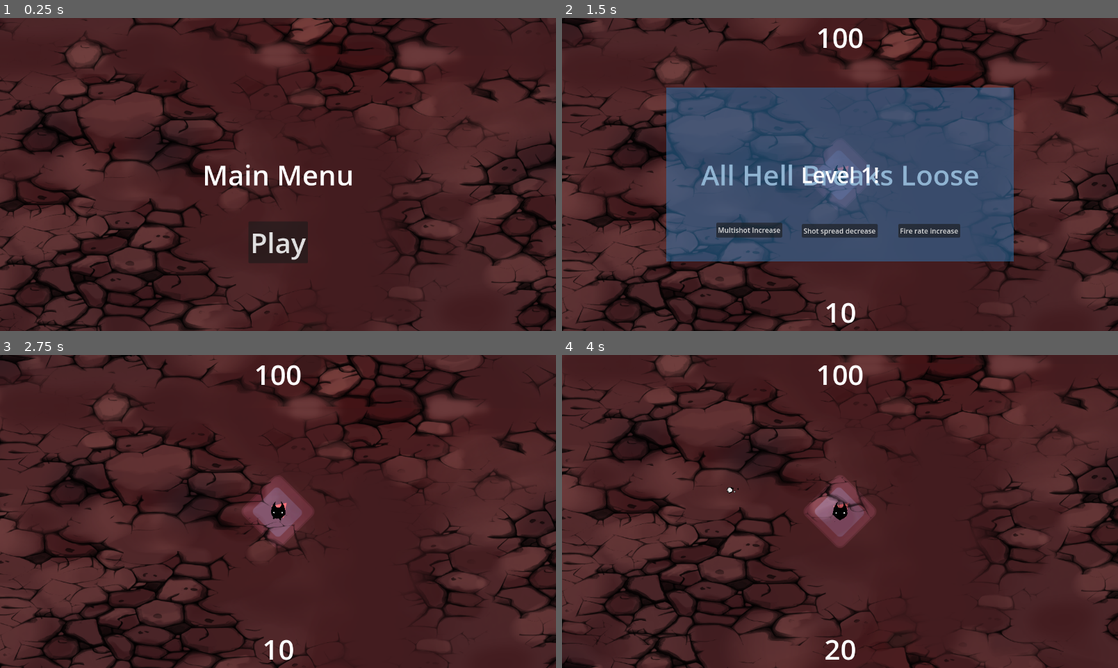
Above: before the commit, frames 1-4 (two rows, left to right).
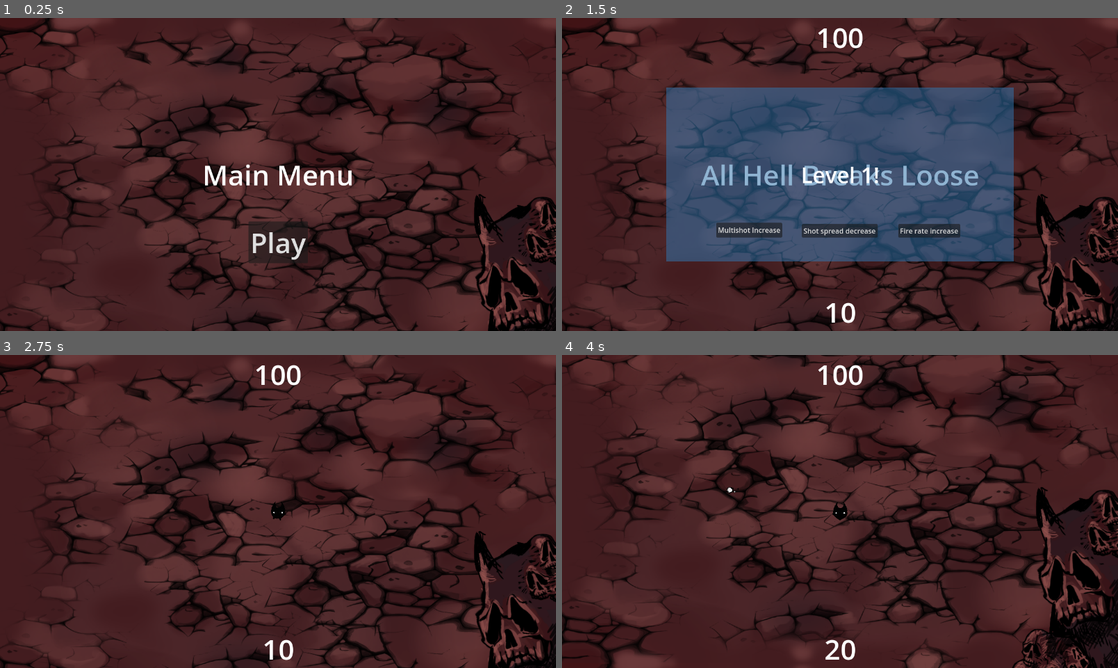
Above: after the commit, the same moments.

Repository: Evanev7/stellub
Game: Godot game, scene res://scenes/levels/main.tscn
Same seed, same stepped clock (60 frames per second), same inputs: the game is played once before the commit and once after it. The engine's default icon, where the game draws it, is replaced by a stand-in: a white triangle on a blue panel in a dark square.
Inputs (mouse positions are in pixels of both pictures, inside the frame that each line leads up to):
- Up to frame 1 (0.25 s): no input
- Up to frame 2 (1.5 s): click "Play" at 0.5 s; tap Enter at 1.25 s; move the mouse to (962, 158) at 1.27 s; hold D (move_right) from 1.28 s (still down); hold R from 1.28 s (still down)
- Up to frame 3 (2.75 s): release D (move_right) at 2 s; release R at 2 s; click "Shot spread decrease" at 2 s
- Up to frame 4 (4 s): tap Space at 2.75 s; move the mouse to (728, 527) at 2.77 s; hold S (move_down) 2.78-3.5 s; click (728, 527) at 2.85 s; tap R at 3.05 s; click "Fire rate increase" at 3.5 s

The runs differ from the first frame. In frame 1, 34% of the frame differs, in the area x 0-100%, y 0-100%; in frame 2, 26%; in frame 3, 35%; in frame 4, 36%.

Commit message:
Added terrain generation

Diff:
--- /dev/null
+++ b/art/backgrounds/background_tileset.tres
@@ -0,0 +1,12 @@
+[gd_resource type="TileSet" load_steps=3 format=3 uid="uid://bmawjll8sdo63"]
+
+[ext_resource type="Texture2D" uid="uid://dvrx1ijrwk8a2" path="res://art/backgrounds/hell_level_1.png" id="1_u56hp"]
+
+[sub_resource type="TileSetAtlasSource" id="TileSetAtlasSource_dt1hs"]
+texture = ExtResource("1_u56hp")
+texture_region_size = Vector2i(1920, 1080)
+0:0/0 = 0
+
+[resource]
+tile_size = Vector2i(1920, 1080)
+sources/1 = SubResource("TileSetAtlasSource_dt1hs")
--- a/project.godot
+++ b/project.godot
@@ -76,5 +76,6 @@
 
 [layer_names]
 
+2d_physics/layer_1="Movement"
 2d_physics/layer_2="Player Damage"
 2d_physics/layer_3="Enemy Damage"
--- a/scenes/characters/enemy.tscn
+++ b/scenes/characters/enemy.tscn
@@ -36,5 +36,4 @@
 
 [node name="enemySpawner" type="Node2D" parent="."]
 
-[connection signal="area_entered" from="Hitbox" to="." method="_on_hitbox_area_entered"]
 [connection signal="area_entered" from="Hurtbox" to="." method="_on_hurtbox_area_entered"]
--- a/scenes/characters/player.tscn
+++ b/scenes/characters/player.tscn
@@ -112,6 +112,8 @@
 size = Vector2(50, 50)
 
 [node name="Player" type="CharacterBody2D"]
+z_index = 1
+y_sort_enabled = true
 motion_mode = 1
 script = ExtResource("1_m0lvq")
 bullet = ExtResource("2_02d8s")
--- a/scenes/levels/main.tscn
+++ b/scenes/levels/main.tscn
@@ -13,7 +13,8 @@
 [ext_resource type="Resource" uid="uid://djjvchiit0f0n" path="res://resources/enemy/angel_worshipper.tres" id="7_c5yt3"]
 [ext_resource type="Resource" uid="uid://bnoj3uq3e6s17" path="res://resources/enemy/angel_warrior.tres" id="8_vk0tv"]
 [ext_resource type="Resource" uid="uid://daslelns8qmfv" path="res://resources/enemy/angel_crusader.tres" id="9_d18g6"]
-[ext_resource type="Texture2D" uid="uid://dvrx1ijrwk8a2" path="res://art/backgrounds/hell_level_1.png" id="11_ytepx"]
+[ext_resource type="PackedScene" uid="uid://41p1qgrud4ej" path="res://scenes/levels/terrain_generator.tscn" id="11_0axk0"]
+[ext_resource type="TileSet" uid="uid://bmawjll8sdo63" path="res://art/backgrounds/background_tileset.tres" id="12_hvjod"]
 [ext_resource type="PackedScene" uid="uid://cu0upewcndo61" path="res://scenes/objects/mountain_small.tscn" id="15_c0t5p"]
 [ext_resource type="PackedScene" uid="uid://7pekoii3l4xw" path="res://scenes/objects/pillar.tscn" id="16_msr33"]
 [ext_resource type="PackedScene" uid="uid://j8g4suxt2pa2" path="res://scenes/objects/mountain_large.tscn" id="17_7v7se"]
@@ -26,18 +27,36 @@
 safe_range = 800
 enemy_resource_list = Array[Resource("res://scripts/enemy_resource.gd")]([ExtResource("4_ikhts"), ExtResource("5_3s043"), ExtResource("6_8vwn2"), ExtResource("7_c5yt3"), ExtResource("8_vk0tv"), ExtResource("9_d18g6")])
 
-[node name="TextureRect" type="TextureRect" parent="."]
-light_mask = 3
-offset_left = -17921.0
-offset_top = -17734.0
-offset_right = 33208.0
-offset_bottom = 33395.0
+[node name="YSort" type="Node2D" parent="."]
+y_sort_enabled = true
+
+[node name="TerrainGenerator" parent="YSort" node_paths=PackedStringArray("tile_map", "ysorter") instance=ExtResource("11_0axk0")]
+tile_map = NodePath("../TileMap")
+ysorter = NodePath("..")
+
+[node name="TileMap" type="TileMap" parent="YSort"]
+z_index = -1
 scale = Vector2(0.75, 0.75)
-texture = ExtResource("11_ytepx")
-expand_mode = 4
-stretch_mode = 1
+tile_set = ExtResource("12_hvjod")
+format = 2
+layer_0/tile_data = PackedInt32Array(0, 1, 0)
 
-[node name="Player" parent="." instance=ExtResource("5_a3mdk")]
+[node name="Player" parent="YSort" instance=ExtResource("5_a3mdk")]
+z_index = 0
+position = Vector2(640, 360)
+
+[node name="Marker2D" type="Marker2D" parent="YSort"]
+position = Vector2(576, 324)
+
+[node name="mountain_small" parent="YSort" instance=ExtResource("15_c0t5p")]
+position = Vector2(373, -282)
+
+[node name="pillar" parent="YSort" instance=ExtResource("16_msr33")]
+y_sort_enabled = false
+position = Vector2(1529, 208)
+
+[node name="mountain_large" parent="YSort" instance=ExtResource("17_7v7se")]
+position = Vector2(-323, 580)
 
 [node name="SpawnTimer" type="Timer" parent="."]
 wait_time = 2.0
@@ -50,24 +69,10 @@
 
 [node name="upgradeHUD" parent="." instance=ExtResource("4_ls5jb")]
 
-[node name="Marker2D" type="Marker2D" parent="."]
-position = Vector2(576, 324)
-
-[node name="mountain_small" parent="." instance=ExtResource("15_c0t5p")]
-z_index = 2
-position = Vector2(373, -282)
-
-[node name="pillar" parent="." instance=ExtResource("16_msr33")]
-z_index = 2
-position = Vector2(1529, 208)
-
-[node name="mountain_large" parent="." instance=ExtResource("17_7v7se")]
-position = Vector2(-323, 580)
-
-[connection signal="fire_bullet" from="Player" to="." method="_on_fire_bullet"]
-[connection signal="level_up" from="Player" to="." method="_on_player_level_up"]
-[connection signal="player_death" from="Player" to="." method="_on_player_player_death"]
-[connection signal="taken_damage" from="Player" to="." method="_on_player_taken_damage"]
+[connection signal="fire_bullet" from="YSort/Player" to="." method="_on_fire_bullet"]
+[connection signal="level_up" from="YSort/Player" to="." method="_on_player_level_up"]
+[connection signal="player_death" from="YSort/Player" to="." method="_on_player_player_death"]
+[connection signal="taken_damage" from="YSort/Player" to="." method="_on_player_taken_damage"]
 [connection signal="timeout" from="SpawnTimer" to="." method="_on_spawn_timer_timeout"]
 [connection signal="timeout" from="StartTimer" to="." method="_on_start_timer_timeout"]
 [connection signal="start_game" from="HUD" to="." method="_on_hud_start_game"]
--- /dev/null
+++ b/scenes/levels/terrain_generator.tscn
@@ -0,0 +1,16 @@
+[gd_scene load_steps=5 format=3 uid="uid://41p1qgrud4ej"]
+
+[ext_resource type="Script" path="res://scripts/terrain_generator.gd" id="1_oddss"]
+[ext_resource type="PackedScene" uid="uid://j8g4suxt2pa2" path="res://scenes/objects/mountain_large.tscn" id="2_r0ulq"]
+[ext_resource type="PackedScene" uid="uid://cu0upewcndo61" path="res://scenes/objects/mountain_small.tscn" id="3_whv4c"]
+[ext_resource type="PackedScene" uid="uid://7pekoii3l4xw" path="res://scenes/objects/pillar.tscn" id="4_85cp0"]
+
+[node name="TerrainGenerator" type="Node"]
+script = ExtResource("1_oddss")
+update_range = Vector2i(2, 2)
+objects = Array[PackedScene]([ExtResource("2_r0ulq"), ExtResource("3_whv4c"), ExtResource("4_85cp0")])
+object_spawn_rate = Array[float]([0.3, 0.2, 0.6])
+
+[node name="Timer" type="Timer" parent="."]
+
+[connection signal="timeout" from="Timer" to="." method="_on_timer_timeout"]
--- a/scenes/objects/mountain_large.tscn
+++ b/scenes/objects/mountain_large.tscn
@@ -1,23 +1,23 @@
 [gd_scene load_steps=4 format=3 uid="uid://j8g4suxt2pa2"]
 
 [ext_resource type="Texture2D" uid="uid://cjvdy45l44e6u" path="res://art/objects/mountain_large.png" id="1_2w6ix"]
+[ext_resource type="Script" path="res://scripts/object_spawn_resource.gd" id="1_18eee"]
 
-[sub_resource type="RectangleShape2D" id="RectangleShape2D_cinqj"]
-size = Vector2(464.5, 171)
+[sub_resource type="Resource" id="Resource_ggss2"]
+script = ExtResource("1_18eee")
+poisson_coefficient = 0.3
 
-[sub_resource type="RectangleShape2D" id="RectangleShape2D_sg1qc"]
-size = Vector2(368, 87.5)
+[node name="LargeMountain" type="Node2D"]
+position = Vector2(0, 100)
+metadata/spawn_information = SubResource("Resource_ggss2")
 
-[node name="mountain_large" type="StaticBody2D"]
-z_index = 2
+[node name="StaticBody2D" type="StaticBody2D" parent="."]
+collision_layer = 7
 
-[node name="Sprite2D" type="Sprite2D" parent="."]
+[node name="Sprite2D" type="Sprite2D" parent="StaticBody2D"]
+position = Vector2(10, -218)
 texture = ExtResource("1_2w6ix")
 
-[node name="CollisionShape2D" type="CollisionShape2D" parent="."]
-position = Vector2(-4.25, 192)
-shape = SubResource("RectangleShape2D_cinqj")
-
-[node name="CollisionShape2D2" type="CollisionShape2D" parent="."]
-position = Vector2(0, 64)
-shape = SubResource("RectangleShape2D_sg1qc")
+[node name="CollisionPolygon2D" type="CollisionPolygon2D" parent="StaticBody2D"]
+position = Vector2(-78, -123)
+polygon = PackedVector2Array(86.2, -179, 23.2, -142, -77, 14, -137.8, 159, -9.79999, 188, 346.2, 182, 297, 106, 266, 1, 229.2, -69, 171.2, -122, 139, -150)
--- a/scenes/objects/mountain_small.tscn
+++ b/scenes/objects/mountain_small.tscn
@@ -1,25 +1,16 @@
-[gd_scene load_steps=4 format=3 uid="uid://cu0upewcndo61"]
+[gd_scene load_steps=2 format=3 uid="uid://cu0upewcndo61"]
 
 [ext_resource type="Texture2D" uid="uid://cl8wobw8moqvi" path="res://art/objects/mountain_small.png" id="1_tsp51"]
 
-[sub_resource type="RectangleShape2D" id="RectangleShape2D_i07xp"]
-size = Vector2(19.2, 8.25)
+[node name="SmallMountain" type="Node2D"]
 
-[sub_resource type="RectangleShape2D" id="RectangleShape2D_37hk4"]
-size = Vector2(243, 75)
+[node name="StaticBody2D" type="StaticBody2D" parent="."]
+collision_layer = 7
 
-[node name="mountain_small" type="StaticBody2D"]
-collision_layer = 7
-collision_mask = 7
-
-[node name="Sprite2D" type="Sprite2D" parent="."]
+[node name="Sprite2D" type="Sprite2D" parent="StaticBody2D"]
+position = Vector2(0, -199)
 texture = ExtResource("1_tsp51")
 
-[node name="CollisionShape2D" type="CollisionShape2D" parent="."]
-position = Vector2(13, 147.5)
-scale = Vector2(20, 20)
-shape = SubResource("RectangleShape2D_i07xp")
-
-[node name="CollisionShape2D2" type="CollisionShape2D" parent="."]
-position = Vector2(9.5, 27.5)
-shape = SubResource("RectangleShape2D_37hk4")
+[node name="CollisionPolygon2D" type="CollisionPolygon2D" parent="StaticBody2D"]
+position = Vector2(-79.2, -120)
+polygon = PackedVector2Array(150, -130, 26, -117, -77, 14, -99, 131, -16, 152, 180, 147, 297, 106, 266, 1, 226, -18, 196, -47, 180, -77)
--- a/scenes/objects/pillar.tscn
+++ b/scenes/objects/pillar.tscn
@@ -1,16 +1,19 @@
-[gd_scene load_steps=3 format=3 uid="uid://7pekoii3l4xw"]
+[gd_scene load_steps=2 format=3 uid="uid://7pekoii3l4xw"]
 
 [ext_resource type="Texture2D" uid="uid://8sqypof0cjjv" path="res://art/objects/pillar.png" id="1_a203t"]
 
-[sub_resource type="CircleShape2D" id="CircleShape2D_0uy3t"]
-radius = 140.801
+[node name="Pillar" type="Node2D"]
+y_sort_enabled = true
+position = Vector2(0, 100)
 
-[node name="pillar" type="StaticBody2D"]
+[node name="StaticBody2D" type="StaticBody2D" parent="."]
+collision_layer = 7
 
-[node name="Sprite2D" type="Sprite2D" parent="."]
-position = Vector2(-12, 0)
+[node name="Sprite2D" type="Sprite2D" parent="StaticBody2D"]
+position = Vector2(11, 211)
 texture = ExtResource("1_a203t")
+offset = Vector2(-42, -463)
 
-[node name="CollisionShape2D" type="CollisionShape2D" parent="."]
-position = Vector2(14, 190)
-shape = SubResource("CircleShape2D_0uy3t")
+[node name="CollisionPolygon2D" type="CollisionPolygon2D" parent="StaticBody2D"]
+position = Vector2(-78, -123)
+polygon = PackedVector2Array(208, 94, 127, 25, 28, 27, -62, 108, 24, 191, 138, 188)
--- a/scripts/bullet.gd
+++ b/scripts/bullet.gd
@@ -50,10 +50,10 @@
 		origin_velocity = origin.velocity
 	if data.angular_velocity != 0:
 		_direction += (position - origin_position).rotated(PI/2)*data.angular_velocity
-		if _traveled_distance < 200:
-			rotation = (position - origin_position).angle()
+		rotation = _direction.angle()
 	if data.shot_speed == 0:
 		_direction += origin_velocity
+		rotation = (position - origin_position).angle()
 	position += _direction * delta
 	_traveled_distance += data.shot_speed*delta
 
--- a/scripts/main.gd
+++ b/scripts/main.gd
@@ -10,7 +10,7 @@
 
 # Called when the node enters the scene tree for the first time.
 func _ready():
-	pass # Replace with function body.
+	$YSort/TerrainGenerator.generate()
 
 # Called every frame. 'delta' is the elapsed time since the previous frame.
 func _physics_process(_delta):
@@ -18,8 +18,8 @@
 	##Debug ###############################
 
 	if Input.is_key_pressed(KEY_R): ## Increase score by 10
-		$Player.gain_score(10)
-		$HUD.show_score($Player.score)
+		GameState.player.gain_score(10)
+		$HUD.show_score(GameState.player.score)
 
 	#######################################
 
@@ -47,7 +47,6 @@
 	for index in range(bullet_type.multishot):
 		var bullet = bullet_scene.instantiate()
 		bullet.fire_bullet.connect(_on_fire_bullet)
-		var player = GameState.player
 
 		var start_position = fire_from.position
 
@@ -77,7 +76,7 @@
 # Start the timers we need, instantiate the HUD and get the player in the right spot.
 func start_game():
 	$StartTimer.start()
-	$Player.start($Marker2D.position)
+	GameState.player.start()
 	$SpawnTimer.set_wait_time(2.0)
 	$HUD.show_message("All Hell Breaks Loose")
 	$HUD.show_health(GameState.player.hp)
@@ -130,11 +129,11 @@
 	var pickup = pickup_scene.instantiate()
 	pickup.credit_player.connect(_on_pickup_credit_player)
 	pickup.position = pos
-	add_child(pickup)
+	$YSort.add_child(pickup)
 
 func _on_pickup_credit_player(value):
-	$Player.gain_score(value)
-	$HUD.show_score($Player.score)
+	GameState.player.gain_score(value)
+	$HUD.show_score(GameState.player.score)
 
 func _on_player_level_up(current_level):
 	open_upgrade_hud()
--- /dev/null
+++ b/scripts/object_spawn_resource.gd
@@ -0,0 +1,5 @@
+extends Resource
+
+class_name ObjectSpawnResource
+
+@export var poisson_coefficient: float = 0.3
--- a/scripts/player.gd
+++ b/scripts/player.gd
@@ -84,14 +84,13 @@
 		_fire_timer -= bullet.fire_delay
 
 # When the game starts, set the default values and show the player.
-func start(pos):
+func start():
 	set_default_stats()
-	current_level = 0
-	position = pos
 	show()
+	set_physics_process(true)
 	hp = hp_max
 	score = 0
-	set_physics_process(true)
+	current_level = 0
 	$CollisionShape2D.disabled = false
 	$Camera2D.enabled = true
 
--- /dev/null
+++ b/scripts/terrain_generator.gd
@@ -0,0 +1,60 @@
+extends Node
+
+@export var tile_map: TileMap
+@export var ysorter: Node2D
+@export var update_range: Vector2i
+
+
+#This could use better handling down the line but it'll do
+#What to generate
+@export var objects: Array[PackedScene]
+#How often to generate it
+@export var object_spawn_rate: Array[float]
+
+@onready var update_tick_rate: float = 1
+@onready var tile_size: Vector2 = tile_map.scale * Vector2(tile_map.tile_set.tile_size)
+@onready var used_cells = tile_map.get_used_cells(0)
+
+func _ready():
+	$Timer.wait_time = update_tick_rate
+	$Timer.start()
+
+
+func _on_timer_timeout():
+	generate()
+
+
+func generate():
+	var player_atlas_coords: Vector2i
+	player_atlas_coords.x = floori(GameState.player.position.x/tile_size.x)
+	player_atlas_coords.y = floori(GameState.player.position.y/tile_size.y)
+	for x in range(-update_range.x,update_range.x+1):
+		for y in range(-update_range.y,update_range.y+1):
+			var update_coords = player_atlas_coords + Vector2i(x,y)
+			if update_coords not in used_cells:
+				populate(update_coords)
+				used_cells = tile_map.get_used_cells(0)
+
+
+func populate(coords):
+	tile_map.set_cell(0,coords,1,Vector2i(0,0),0)
+	#This could use better handling, it's finnicky right now in a bad way.
+	for index in range(len(objects)):
+		var poisson_coefficient = object_spawn_rate[index]
+		var number = poisson(poisson_coefficient)
+		for i in range(number):
+			coords = Vector2(coords) * tile_size
+			coords.x += randf_range(0,tile_size.x)
+			coords.y += randf_range(0,tile_size.y)
+			var object = objects[index].instantiate()
+			object.position = coords
+			ysorter.add_child(object)
+
+
+func poisson(lambda):
+	var total = 0
+	var result = -1
+	while total < 1:
+		total += -1/lambda * log(randf())
+		result += 1
+	return result
Not shown: 1 places in scenes/levels/main.tscn that only renumber resources
Not shown, added: scenes/levels/ter58D5.tmp
Not shown, added: scenes/levels/terF7FF.tmp
